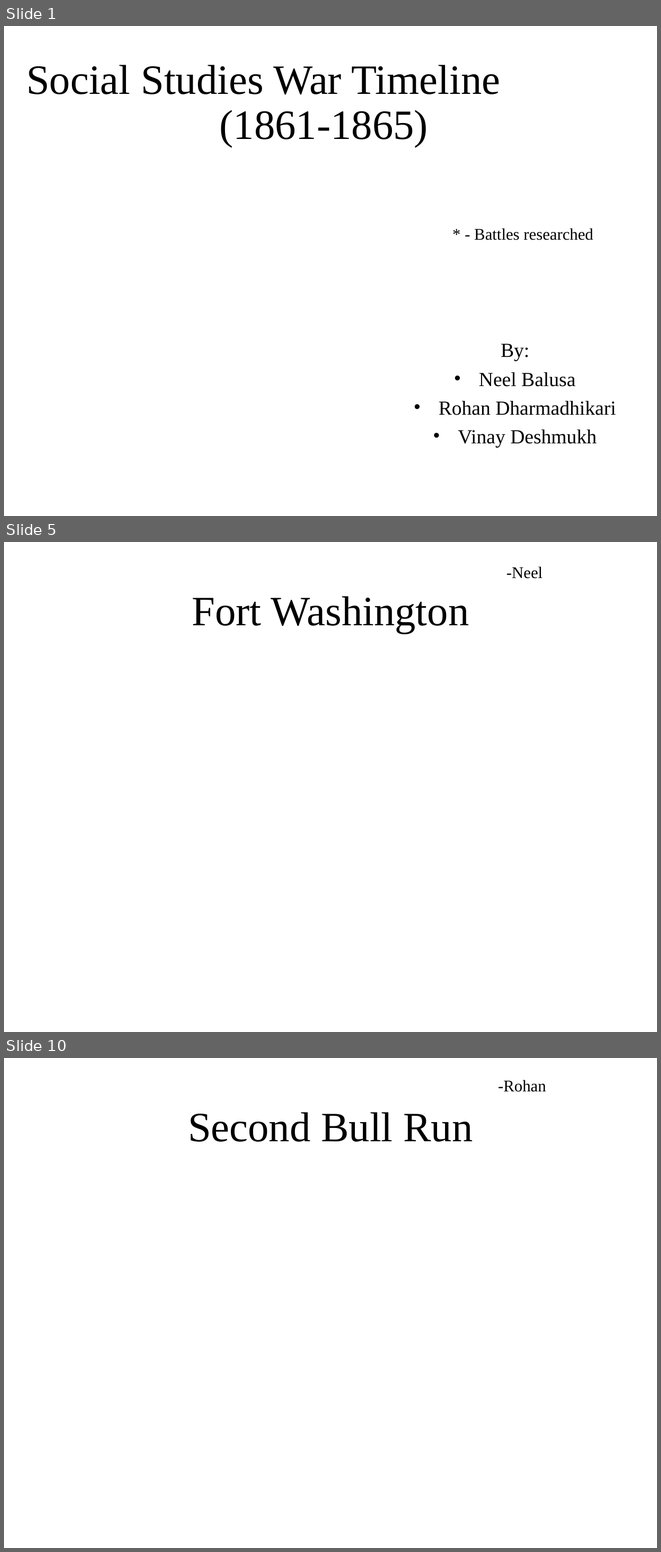
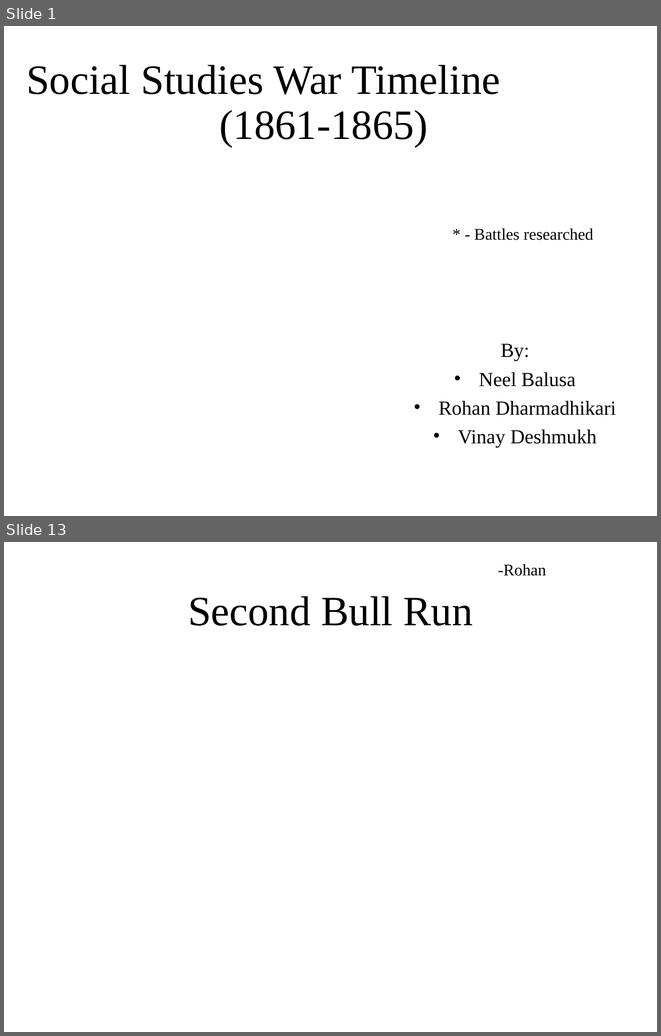
Before and after one commit to ngb3748/SS-Archive-proj, a slide deck: Archive project.pptx. Shown one above the other, each under a label of ours: slides 1, 5 and 10 before the commit, slides 1 and 13 after it; the slides between them are not shown. The pictures are 661x1552 and 661x1036 pixels, drawn with LibreOffice and Linux fonts; fonts in the diff are those of the drawing; background and template pictures are left out. Boxes give left, top, right and bottom in pixels: in the first picture for what was removed or moved away, otherwise in the second. Text is boxed around its words. In the diff, an @@ line names an element or a change of style, - is before the commit and + after.

```diff
--- a/Archive project.pptx
+++ b/Archive project.pptx
@@ slide 5 removed at [4, 542, 657, 1032], background picture (left out) @@
@@ text removed at [506, 566, 542, 579] @@
--Neel
@@ title removed at [192, 596, 469, 634] @@
-Fort Washington
@@ what was slide 10 is now slide 13 @@
```
Also in this commit, not shown: 8 slides changed, 5 slides added.
